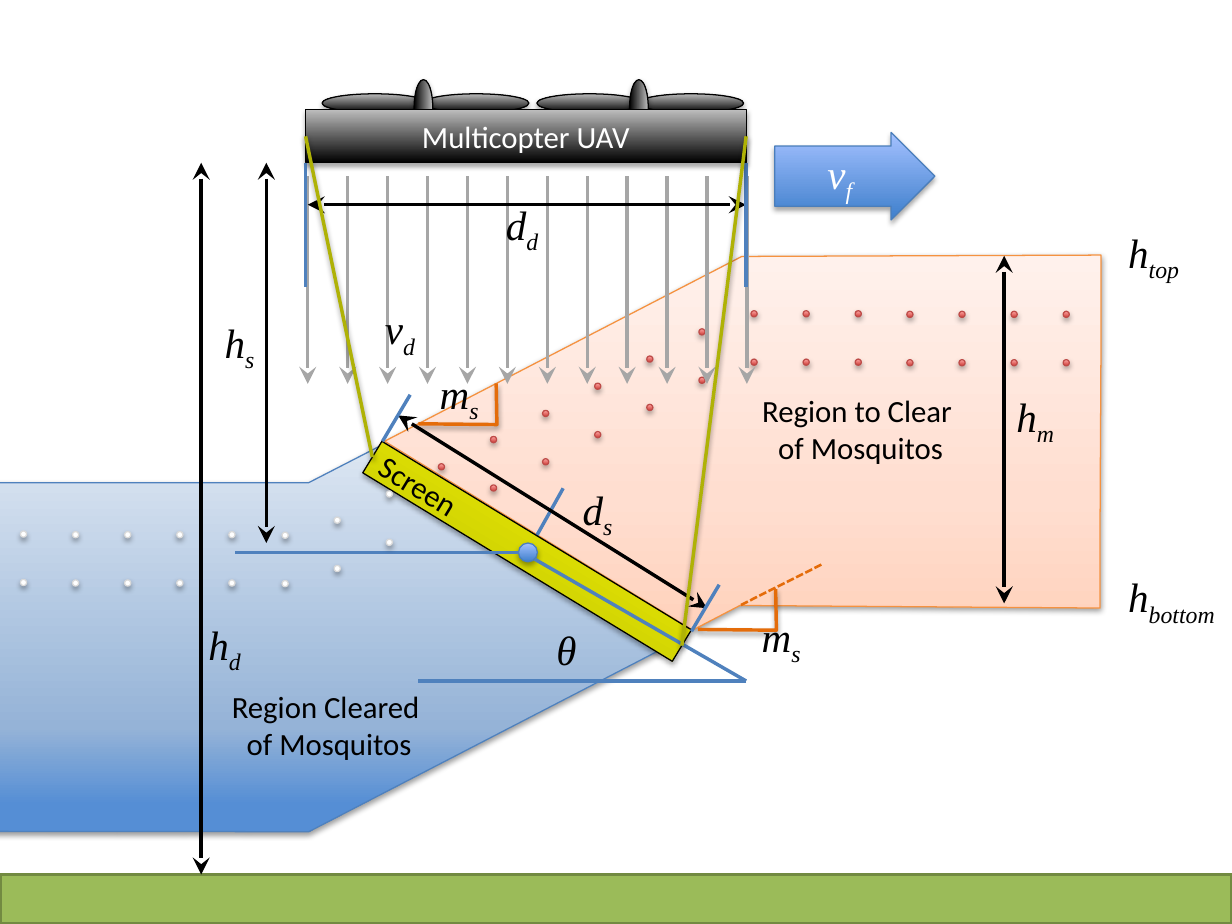
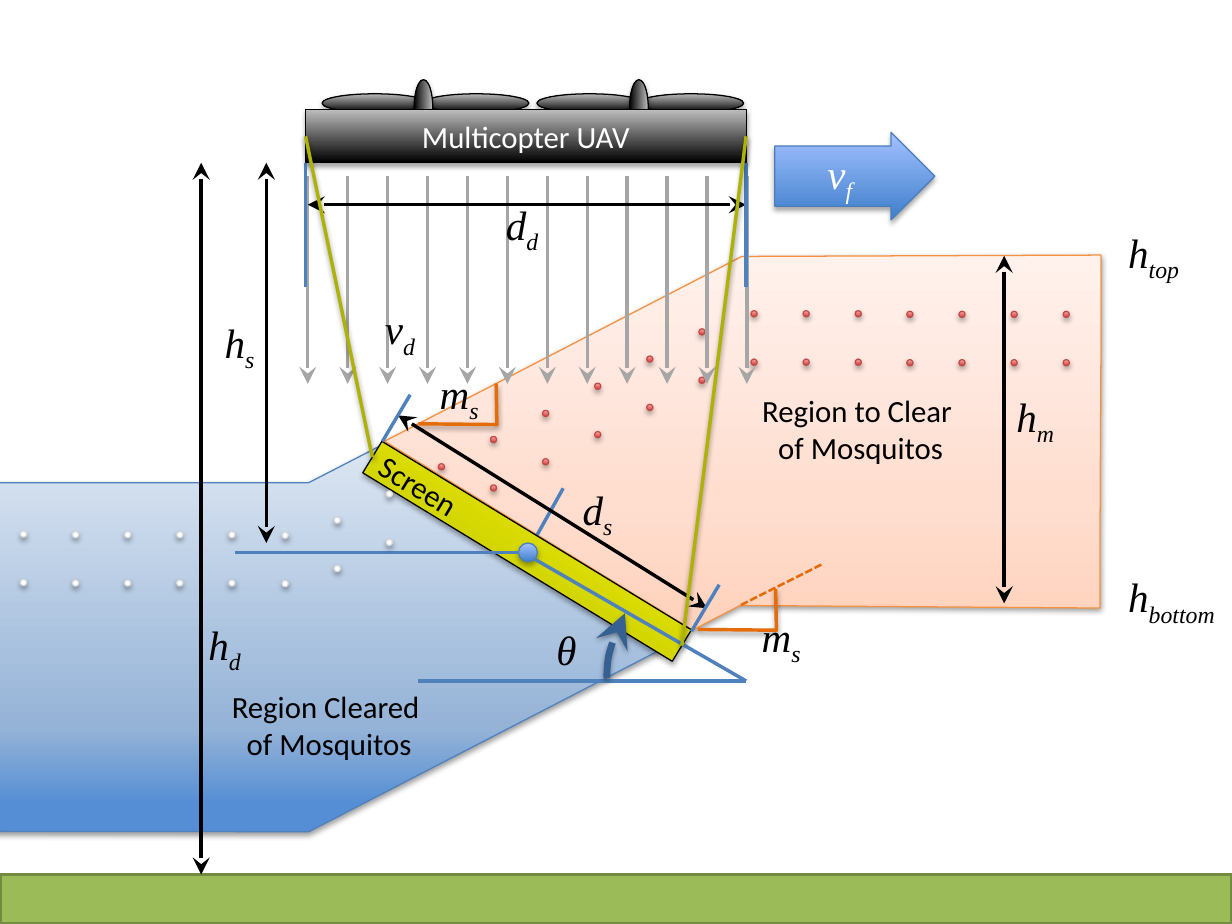
Before and after one commit to AlpNov/Paper_Mosquito_drone, a slide deck: slide 1 of pictures/UnusedFigures/DroneConfigs.pptx. Drawn at 1232x924 pixels with LibreOffice and Linux fonts; fonts in the diff are those of the drawing. Boxes give left, top, right and bottom in pixels: in the first picture for what was removed or moved away, otherwise in the second. Text is boxed around its words. In the diff, an @@ line names an element or a change of style, - is before the commit and + after.

```diff
--- a/pictures/UnusedFigures/DroneConfigs.pptx
+++ b/pictures/UnusedFigures/DroneConfigs.pptx
@@ arc (boxed as its full ellipse) added at (606, 542, 887, 823), outline #376092 4 pt @@
```
Also in this commit, not shown: 1 other file.
